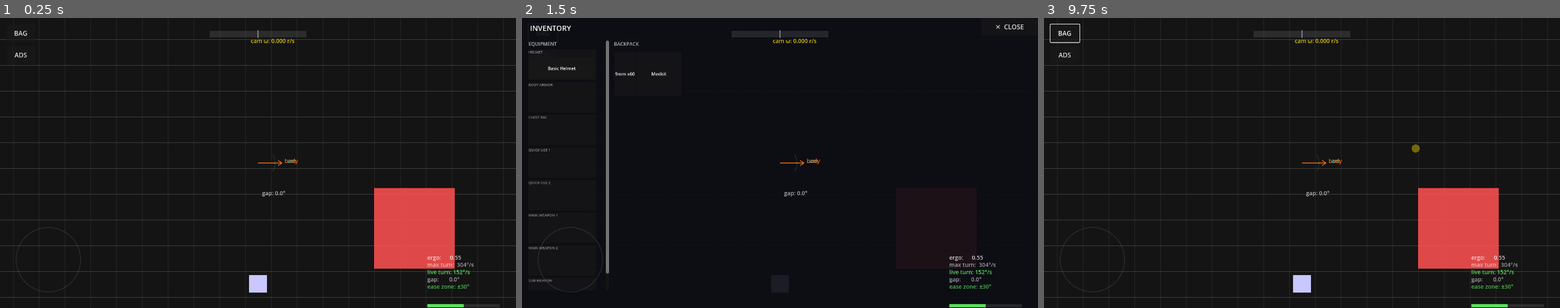
Above: before the commit, frames 1-3 (left to right).
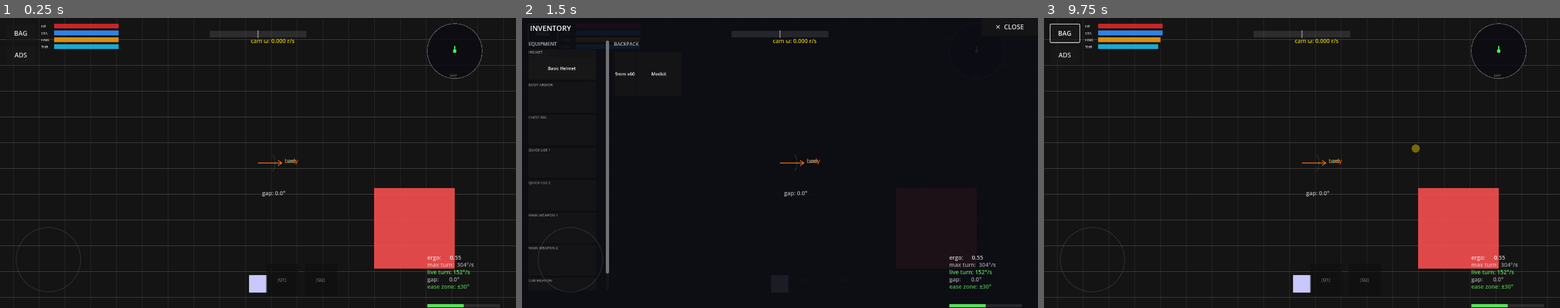
Above: after the commit, the same moments.

Repository: jklrjklr/zhukov
Game: Godot game, scene res://main.tscn
Same seed, same stepped clock (60 frames per second), same inputs: the game is played once before the commit and once after it.
Inputs (mouse positions are in pixels of both pictures, inside the frame that each line leads up to):
- Up to frame 1 (0.25 s): no input
- Up to frame 2 (1.5 s): click "BAG" at 0.5 s; click "ADS" at 1.25 s
- Up to frame 3 (9.75 s): click (1327, 279) at 2 s, where only the run after the commit has a clickable "[Q1]"; click (1363, 279) at 2.75 s, where only the run after the commit has a clickable "[Q2]"; click "BAG" at 3.5 s; click "ADS" at 4.25 s; click (1327, 279) at 5 s, where only the run after the commit has a clickable "[Q1]"; click (1363, 279) at 5.75 s, where only the run after the commit has a clickable "[Q2]"; click "BAG" at 6.5 s; click "ADS" at 7.25 s; click (1327, 279) at 8 s, where only the run after the commit has a clickable "[Q1]"; click (1363, 279) at 8.75 s, where only the run after the commit has a clickable "[Q2]"; tap Enter at 9.5 s; move the mouse to (1415, 148) at 9.52 s; click (1415, 148) at 9.67 s

The runs differ from the first frame. In frame 1, 1.1% of the frame differs, in the area x 8-94%, y 1-95%; in frame 2, less than 0.1%; in frame 3, 1.1%.
Error in both runs: Invalid assignment of property or key 'border_width_all' with value of type 'int' on a base object of type 'StyleBoxFlat'. (res://inventory/ui/SlotCell.gd:53)

Commit message:
Add health bar, minimap, quick-use buttons, stamina/hunger/thirst, run indicator
SurvivalStats (Node under Player):
- stamina: drains at 15/s while running, regens at 8/s when not; blocks running at 0
- hunger:  drains at 0.3/s (~5.5 min to empty)
- thirst:  drains at 0.7/s (~2.4 min to empty)
- restore(stat, amount) for item consumption
- exhausted signal fires once when stamina first hits 0

Player.gd:
- @onready survival: SurvivalStats
- _check_run_state() now gates running on survival.can_run()
- sets survival.set_running() each frame to match actual state
- facing_angle public property getter for minimap access

StatusBars (Node2D in HUD):
- 4 stacked bars: HP (red), Stamina (blue), Hunger (orange), Thirst (cyan)
- bars shift toward red when below 25%

Minimap (Node2D in HUD, top-right):
- canvas-drawn circle (radius 68), player-centered
- green dot + direction arrow for player
- red dots for nodes in "character" group
- WORLD_SPAN=1800 world units across the full diameter

QuickUseBar (HBoxContainer in HUD):
- two 80×80 buttons for quick_use_1 and quick_use_2 slots
- updates label on inventory_changed; dims when slot empty
- emits item_used(slot_name, item) signal for future use logic

Run indicator: Label flashes "▶ RUNNING" while state machine is RUNNING

https://claude.ai/code/session_012v9MvoDXPfKFaXjuVB4qrQ

Diff:
--- a/HUD/HUD.gd
+++ b/HUD/HUD.gd
@@ -10,6 +10,9 @@
 @onready var _mode_label: Label = $FireModeButton/ModeLabel
 @onready var _progress_circle: ProgressCircle = $ProgressCircle
 @onready var _weapon_system: Node = get_parent().get_node("Player/WeaponSystem")
+
+var _run_label: Label = null
+var _player: Player = null
 
 func _ready() -> void:
 	await get_tree().process_frame
@@ -34,6 +37,34 @@
 	ads_btn.button_down.connect(func(): ads_pressed.emit())
 	ads_btn.button_up.connect(func(): ads_released.emit())
 	add_child(ads_btn)
+
+	# Status bars (HP / Stamina / Hunger / Thirst)
+	_player = get_parent().get_node("Player")
+	var status_bars := StatusBars.new()
+	status_bars.position = Vector2(102, 14)
+	status_bars.setup(_player)
+	add_child(status_bars)
+
+	# Minimap
+	var minimap := Minimap.new()
+	minimap.position = Vector2(1128, 82)
+	minimap.setup(_player)
+	add_child(minimap)
+
+	# Quick-use buttons
+	var quick_bar := QuickUseBar.new()
+	quick_bar.position = Vector2(660, 610)
+	quick_bar.setup(_player.inventory)
+	add_child(quick_bar)
+
+	# Run indicator
+	_run_label = Label.new()
+	_run_label.text = "▶ RUNNING"
+	_run_label.visible = false
+	_run_label.position = Vector2(540, 584)
+	_run_label.add_theme_font_size_override("font_size", 14)
+	_run_label.add_theme_color_override("font_color", Color(0.3, 1.0, 0.4))
+	add_child(_run_label)
 
 	_weapon_system.reloading.connect(_on_reloading)
 	_weapon_system.reload_complete.connect(_progress_circle.hide_progress)
@@ -99,6 +130,9 @@
 	if _weapon_system.get_is_reloading():
 		_progress_circle.set_progress(_weapon_system.get_reload_progress())
 
+	if _run_label != null and _player != null:
+		_run_label.visible = _player.state_machine.is_running()
+
 	_fire_visual.modulate = Color(0.7, 0.7, 0.7) if TouchInputHandler.fire_held else Color.WHITE
 
 	var is_full: bool = w.ammo_current >= w.magazine_size
--- /dev/null
+++ b/HUD/Minimap.gd
@@ -0,0 +1,54 @@
+class_name Minimap
+extends Node2D
+
+const RADIUS    := 68.0
+const DOT_R     := 4.5
+const ARROW_LEN := 12.0
+const ENEMY_DOT := 3.0
+# How many world units map to the full minimap diameter.
+const WORLD_SPAN := 1800.0
+
+var _player: Player = null
+var _font: Font
+
+func setup(player: Player) -> void:
+	_player = player
+
+func _ready() -> void:
+	_font = ThemeDB.fallback_font
+
+func _process(_dt: float) -> void:
+	queue_redraw()
+
+func _draw() -> void:
+	# Dark background
+	draw_circle(Vector2.ZERO, RADIUS, Color(0.04, 0.04, 0.07, 0.80))
+
+	if _player != null:
+		var player_pos: Vector2 = _player.global_position
+		var facing: float       = _player.facing_angle
+
+		# Other characters shown as red dots
+		for body_node in get_tree().get_nodes_in_group("character"):
+			var body := body_node as Node2D
+			if body == null or body == _player:
+				continue
+			var offset: Vector2 = (body.global_position - player_pos) * (RADIUS * 2.0 / WORLD_SPAN)
+			if offset.length() < RADIUS - ENEMY_DOT:
+				draw_circle(offset, ENEMY_DOT, Color(0.95, 0.25, 0.25, 0.9))
+
+		# Player dot + direction arrow
+		draw_circle(Vector2.ZERO, DOT_R, Color(0.25, 1.0, 0.35, 1.0))
+		var arrow_dir: Vector2 = Vector2.UP.rotated(facing)
+		draw_line(Vector2.ZERO, arrow_dir * ARROW_LEN,
+			Color(0.25, 1.0, 0.35, 1.0), 2.0, true)
+
+	# Border ring
+	draw_arc(Vector2.ZERO, RADIUS, 0.0, TAU, 64,
+		Color(0.45, 0.45, 0.45, 0.85), 1.5)
+
+	# "MAP" label
+	if _font != null:
+		draw_string(_font, Vector2(-12.0, RADIUS - 4.0),
+			"MAP", HORIZONTAL_ALIGNMENT_LEFT, -1, 8,
+			Color(0.55, 0.55, 0.55, 0.7))
--- /dev/null
+++ b/HUD/QuickUseBar.gd
@@ -0,0 +1,53 @@
+class_name QuickUseBar
+extends HBoxContainer
+
+signal item_used(slot_name: String, item: Item)
+
+var _inventory: InventorySystem = null
+var _btn1: Button
+var _btn2: Button
+
+func setup(inventory: InventorySystem) -> void:
+	_inventory = inventory
+
+	_btn1 = _make_button("Q1")
+	_btn1.pressed.connect(func(): _use("quick_use_1"))
+	add_child(_btn1)
+
+	var spacer := Control.new()
+	spacer.custom_minimum_size = Vector2(8, 0)
+	add_child(spacer)
+
+	_btn2 = _make_button("Q2")
+	_btn2.pressed.connect(func(): _use("quick_use_2"))
+	add_child(_btn2)
+
+	inventory.inventory_changed.connect(_refresh)
+	_refresh()
+
+func _make_button(default_label: String) -> Button:
+	var btn := Button.new()
+	btn.custom_minimum_size = Vector2(80, 80)
+	btn.text = "[%s]" % default_label
+	btn.add_theme_font_size_override("font_size", 11)
+	btn.clip_text = true
+	return btn
+
+func _refresh() -> void:
+	if _inventory == null:
+		return
+	_btn1.text = _label(_inventory.quick_use_1, "Q1")
+	_btn2.text = _label(_inventory.quick_use_2, "Q2")
+	_btn1.modulate = Color.WHITE if not _inventory.quick_use_1.is_empty() else Color(0.5, 0.5, 0.5)
+	_btn2.modulate = Color.WHITE if not _inventory.quick_use_2.is_empty() else Color(0.5, 0.5, 0.5)
+
+func _label(slot: InventorySlot, default_key: String) -> String:
+	return slot.item.display_name if not slot.is_empty() else "[%s]" % default_key
+
+func _use(slot_name: String) -> void:
+	if _inventory == null:
+		return
+	var slot := _inventory.get_slot(slot_name)
+	if slot.is_empty():
+		return
+	item_used.emit(slot_name, slot.item)
--- /dev/null
+++ b/HUD/StatusBars.gd
@@ -0,0 +1,51 @@
+class_name StatusBars
+extends Node2D
+
+const BAR_W   := 160.0
+const BAR_H   := 12.0
+const GAP     := 5.0
+const LABEL_W := 32.0
+
+const _DEFS := [
+	{"label": "HP",  "color": Color(0.85, 0.15, 0.15, 0.92)},
+	{"label": "STA", "color": Color(0.20, 0.55, 0.95, 0.92)},
+	{"label": "HNG", "color": Color(0.90, 0.60, 0.10, 0.92)},
+	{"label": "THR", "color": Color(0.10, 0.72, 0.90, 0.92)},
+]
+
+var _player: Player = null
+var _font: Font
+
+func setup(player: Player) -> void:
+	_player = player
+
+func _ready() -> void:
+	_font = ThemeDB.fallback_font
+
+func _process(_dt: float) -> void:
+	queue_redraw()
+
+func _draw() -> void:
+	if _player == null or _font == null:
+		return
+	var s := _player.survival
+	var values := [
+		float(_player.health) / float(_player.max_health),
+		s.stamina / s.max_stamina,
+		s.hunger  / s.max_hunger,
+		s.thirst  / s.max_thirst,
+	]
+	for i in _DEFS.size():
+		var y   := i * (BAR_H + GAP)
+		var pct := clampf(values[i], 0.0, 1.0)
+		# Background
+		draw_rect(Rect2(LABEL_W, y, BAR_W, BAR_H), Color(0.08, 0.08, 0.08, 0.7))
+		# Fill — shift to orange/red when low
+		var col: Color = _DEFS[i].color
+		if pct < 0.25:
+			col = col.lerp(Color(1.0, 0.2, 0.1, 0.92), (0.25 - pct) / 0.25)
+		draw_rect(Rect2(LABEL_W, y, BAR_W * pct, BAR_H), col)
+		# Label
+		draw_string(_font, Vector2(0.0, y + BAR_H - 2.0),
+			_DEFS[i].label, HORIZONTAL_ALIGNMENT_LEFT, -1, 9,
+			Color(0.88, 0.88, 0.88, 0.9))
--- /dev/null
+++ b/characters/SurvivalStats.gd
@@ -0,0 +1,47 @@
+class_name SurvivalStats
+extends Node
+
+@export var max_stamina: float = 100.0
+@export var stamina_drain_run: float = 15.0  # per second while running
+@export var stamina_regen:     float = 8.0   # per second when not running
+
+@export var max_hunger: float = 100.0
+@export var hunger_drain: float = 0.3        # per second (~5.5 min from full to 0)
+
+@export var max_thirst: float = 100.0
+@export var thirst_drain: float = 0.7        # per second (~2.4 min from full to 0)
+
+var stamina: float = 100.0
+var hunger:  float = 100.0
+var thirst:  float = 100.0
+
+signal exhausted  # stamina first hits 0
+
+var _is_running: bool = false
+var _exhausted_fired: bool = false
+
+func _physics_process(delta: float) -> void:
+	if _is_running:
+		stamina = maxf(0.0, stamina - stamina_drain_run * delta)
+		if stamina == 0.0 and not _exhausted_fired:
+			_exhausted_fired = true
+			exhausted.emit()
+	else:
+		if stamina > 0.0:
+			_exhausted_fired = false
+		stamina = minf(max_stamina, stamina + stamina_regen * delta)
+
+	hunger = maxf(0.0, hunger - hunger_drain * delta)
+	thirst = maxf(0.0, thirst - thirst_drain * delta)
+
+func set_running(running: bool) -> void:
+	_is_running = running
+
+func can_run() -> bool:
+	return stamina > 0.0
+
+func restore(stat: String, amount: float) -> void:
+	match stat:
+		"stamina": stamina = minf(max_stamina, stamina + amount)
+		"hunger":  hunger  = minf(max_hunger,  hunger  + amount)
+		"thirst":  thirst  = minf(max_thirst,  thirst  + amount)
--- a/main.tscn
+++ b/main.tscn
@@ -18,6 +18,7 @@
 [ext_resource type="Script" path="res://characters/HurtBox.gd" id="16_hurtbox"]
 [ext_resource type="Script" path="res://characters/CharacterStateMachine.gd" id="17_csm"]
 [ext_resource type="PackedScene" path="res://player/AdsOverlay.tscn" id="18_adsoverlay"]
+[ext_resource type="Script" path="res://characters/SurvivalStats.gd" id="19_survival"]
 
 [sub_resource type="CapsuleShape2D" id="CapsuleShape2D_0e48y"]
 [sub_resource type="CapsuleShape2D" id="CapsuleShape2D_body_hb"]
@@ -68,6 +69,9 @@
 
 [node name="CharacterStateMachine" type="Node" parent="Player"]
 script = ExtResource("17_csm")
+
+[node name="SurvivalStats" type="Node" parent="Player"]
+script = ExtResource("19_survival")
 
 [node name="InventorySystem" type="Node" parent="Player"]
 script = ExtResource("13_invsys")
--- a/player/Player.gd
+++ b/player/Player.gd
@@ -11,6 +11,10 @@
 @onready var _sprite: Node2D   = $Sprite2D
 @onready var inventory: InventorySystem = $InventorySystem
 @onready var state_machine: CharacterStateMachine = $CharacterStateMachine
+@onready var survival: SurvivalStats = $SurvivalStats
+
+var facing_angle: float:
+	get: return _facing_angle
 
 var _facing_angle: float = 0.0
 var _initialized: bool = false
@@ -57,11 +61,12 @@
 	move_and_slide()
 
 func _check_run_state() -> void:
-	var running := TouchInputHandler.is_running_joystick()
-	if running and not state_machine.is_running() and not state_machine.is_ads():
+	var wants_run := TouchInputHandler.is_running_joystick() and survival.can_run()
+	if wants_run and not state_machine.is_running() and not state_machine.is_ads():
 		state_machine.transition(CharacterStateMachine.State.RUNNING)
-	elif not running and state_machine.is_running():
+	elif not wants_run and state_machine.is_running():
 		state_machine.transition(CharacterStateMachine.State.HIPFIRE)
+	survival.set_running(state_machine.is_running())
 
 func _update_facing(delta: float) -> void:
 	var target_angle: float = _get_target_angle()
Not shown: 1 places in main.tscn that only renumber resources
